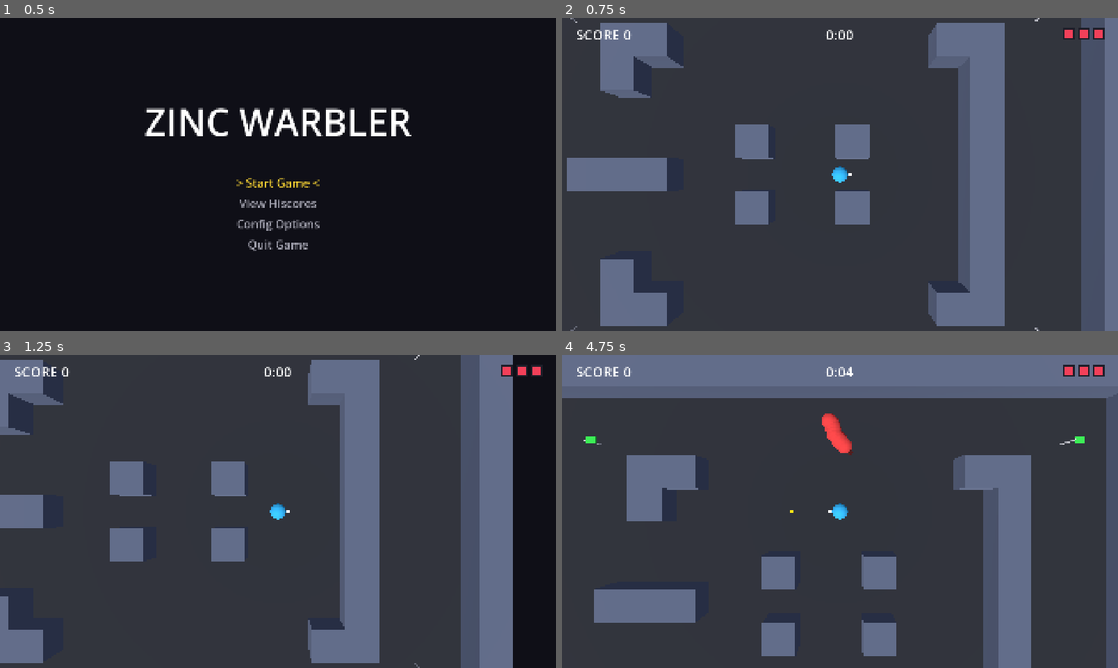
Above: before the commit, frames 1-4 (two rows, left to right).
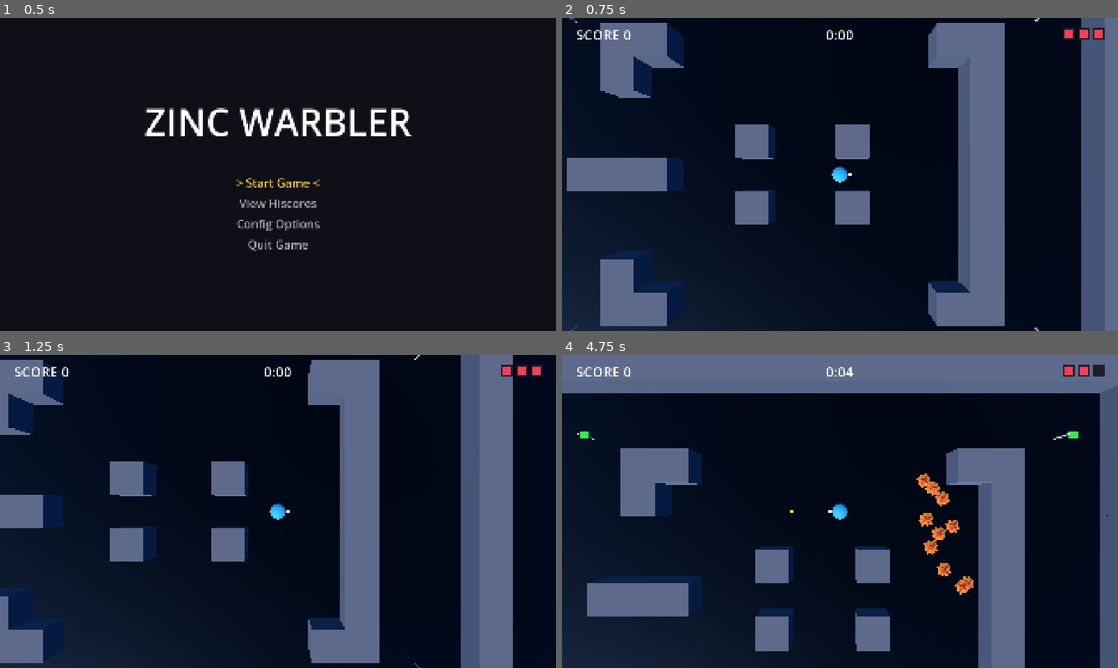
Above: after the commit, the same moments.

Repository: zoanthrope67/ZincWarbler
Game: Godot game, scene res://scn/bootstrap.tscn
The game is run twice, just before and just after one commit, with the same random seed, the same clock (stepped at 60 frames per second) and the same inputs.
Inputs (mouse positions are in pixels of both pictures, inside the frame that each line leads up to):
- Up to frame 1 (0.5 s): no input
- Up to frame 2 (0.75 s): tap Enter at 0.5 s; move the mouse to (962, 158) at 0.52 s; hold Right (move_right) from 0.53 s (still down); hold Z (confirm) from 0.53 s (still down); click (962, 158) at 0.67 s
- Up to frame 3 (1.25 s): keep holding Right (move_right); keep holding Z (confirm)
- Up to frame 4 (4.75 s): move the mouse to (728, 527) at 1.27 s; release Right (move_right) at 1.28 s; release Z (confirm) at 1.28 s; hold X (back) 1.28-2.03 s; tap Z (confirm) at 1.35, 2, 2.85, 4.35 s; move the mouse to (895, 442) at 2.02 s; hold Right (move_right) 2.03-2.78 s; hold Z (confirm) 2.03-2.78 s; move the mouse to (812, 574) at 2.77 s; hold Up (move_up) 2.78-3.53 s; click (812, 574) at 2.92 s; move the mouse to (1006, 558) at 3.52 s; hold Z (confirm) 3.53-4.28 s; hold Left (move_left) from 3.53 s (still down); move the mouse to (673, 464) at 4.27 s

Frame 1 is identical in both runs. In frame 2, 75% of the frame differs, in the area x 0-94%, y 0-100%; in frame 3, 69%; in frame 4, 76%, in the area x 0-100%, y 3-100%.

Commit message:
WIP models

Diff:
--- a/src/project.godot
+++ b/src/project.godot
@@ -27,6 +27,10 @@
 window/size/viewport_height=1080
 window/stretch/mode="canvas_items"
 window/stretch/aspect="expand"
+
+[filesystem]
+
+import/blender/enabled=false
 
 [gui]
 
--- a/src/scn/game/arena.tscn
+++ b/src/scn/game/arena.tscn
@@ -3,20 +3,20 @@
 [ext_resource type="Script" uid="uid://jg3y1yn0fiob" path="res://scripts/game/arena.gd" id="1_canl7"]
 [ext_resource type="MeshLibrary" uid="uid://bc1vvx05jx71l" path="res://gfx/placeholder/placeholder_wall_library.tres" id="2_6wbug"]
 [ext_resource type="PackedScene" path="res://scn/game/flag.tscn" id="3_bb2n5"]
+[ext_resource type="Texture2D" path="res://gfx/sky/autumn_field_puresky_1k.hdr" id="4_sky"]
 
-[sub_resource type="StandardMaterial3D" id="StandardMaterial3D_2nalq"]
-albedo_color = Color(0.16, 0.17, 0.2, 1)
+[sub_resource type="PanoramaSkyMaterial" id="PanoramaSkyMaterial_sky"]
+panorama = ExtResource("4_sky")
 
-[sub_resource type="PlaneMesh" id="PlaneMesh_qqyol"]
-material = SubResource("StandardMaterial3D_2nalq")
-size = Vector2(80, 60)
+[sub_resource type="Sky" id="Sky_autumn"]
+sky_material = SubResource("PanoramaSkyMaterial_sky")
+radiance_size = 2
 
 [sub_resource type="Environment" id="Environment_lyvdg"]
-background_mode = 1
-background_color = Color(0.06, 0.06, 0.09, 1)
-ambient_light_source = 2
-ambient_light_color = Color(0.6, 0.62, 0.7, 1)
-ambient_light_energy = 0.6
+background_mode = 2
+sky = SubResource("Sky_autumn")
+ambient_light_source = 3
+reflected_light_source = 2
 
 [node name="Arena" type="Node3D" unique_id=578881515]
 script = ExtResource("1_canl7")
@@ -28,10 +28,6 @@
 data = {
 "cells": PackedInt32Array(0, 0, 0, 1, 0, 0, 2, 0, 0, 3, 0, 0, 4, 0, 0, 5, 0, 0, 6, 0, 0, 7, 0, 0, 8, 0, 0, 9, 0, 0, 10, …(796 unchanged characters)…
 }
-
-[node name="PlaceholderFloor" type="MeshInstance3D" parent="." unique_id=111339474]
-transform = Transform3D(1, 0, 0, 0, 1, 0, 0, 0, 1, 40, 0, 30)
-mesh = SubResource("PlaneMesh_qqyol")
 
 [node name="PlaceholderLight" type="DirectionalLight3D" parent="." unique_id=2031214881]
 transform = Transform3D(0.8660254, 0.43301272, -0.24999999, 0, 0.49999997, 0.86602545, 0.5, -0.75, 0.43301266, 0, 0, 0)
--- a/src/scn/game/chaser.tscn
+++ b/src/scn/game/chaser.tscn
@@ -1,27 +1,13 @@
-[gd_scene format=3]
+[gd_scene format=3 uid="uid://cxybu66gxe1ti"]
 
 [ext_resource type="Script" uid="uid://d2r8vexft0o1g" path="res://scripts/game/enemy/chaser.gd" id="1_r7i5n"]
+[ext_resource type="PackedScene" uid="uid://cu5oua2hi54tc" path="res://gfx/models/buzzsaw.glb" id="2_t40ou"]
 
 [sub_resource type="SphereShape3D" id="SphereShape3D_t40ou"]
 radius = 1.0
 
 [sub_resource type="SphereShape3D" id="SphereShape3D_o1soq"]
 radius = 1.1
-
-[sub_resource type="StandardMaterial3D" id="StandardMaterial3D_iff4i"]
-albedo_color = Color(0.95, 0.25, 0.25, 1)
-
-[sub_resource type="SphereMesh" id="SphereMesh_eaw6n"]
-material = SubResource("StandardMaterial3D_iff4i")
-radius = 1.0
-height = 2.0
-
-[sub_resource type="StandardMaterial3D" id="StandardMaterial3D_6v76r"]
-albedo_color = Color(0.3, 0.05, 0.05, 1)
-
-[sub_resource type="BoxMesh" id="BoxMesh_xt378"]
-material = SubResource("StandardMaterial3D_6v76r")
-size = Vector3(0.5, 0.5, 0.8)
 
 [node name="Chaser" type="CharacterBody3D" unique_id=860176819]
 collision_layer = 0
@@ -42,9 +28,4 @@
 
 [node name="Model" type="Node3D" parent="." unique_id=1563779419]
 
-[node name="PlaceholderBody" type="MeshInstance3D" parent="Model" unique_id=1250947565]
-mesh = SubResource("SphereMesh_eaw6n")
-
-[node name="PlaceholderNose" type="MeshInstance3D" parent="Model" unique_id=53742933]
-transform = Transform3D(1, 0, 0, 0, 1, 0, 0, 0, 1, 0, 0, 1)
-mesh = SubResource("BoxMesh_xt378")
+[node name="buzzsaw" parent="Model" unique_id=1250318789 instance=ExtResource("2_t40ou")]
--- a/src/scripts/game/enemy/chaser.gd
+++ b/src/scripts/game/enemy/chaser.gd
@@ -10,7 +10,7 @@
 ## Running into the player does not change its heading; it just pushes against them.
 
 ## Movement speed in meters per second.
-const SPEED := 2.0
+const SPEED := 16.0
 ## How far the path check starts back from the wall it hit, in meters. A sweep
 ## that starts touching a wall can report "blocked" straight away.
 const PATH_CHECK_BACKOFF := 0.05
Binary file added: src/gfx/models/buzzsaw.glb
Not shown, added: src/gfx/models/buzzsaw.glb.import
Binary file added: src/gfx/models/buzzsaw_pallet_002.png
Not shown, added: src/gfx/models/buzzsaw_pallet_002.png.import
Binary file added: src/gfx/sky/autumn_field_puresky_1k.hdr
Not shown, added: src/gfx/sky/autumn_field_puresky_1k.hdr.import
Not shown, changed: docs/BLENDER.md
Not shown, changed: docs/DESIGNER_GUIDE.md
Not shown, changed: docs/SPEC.md
